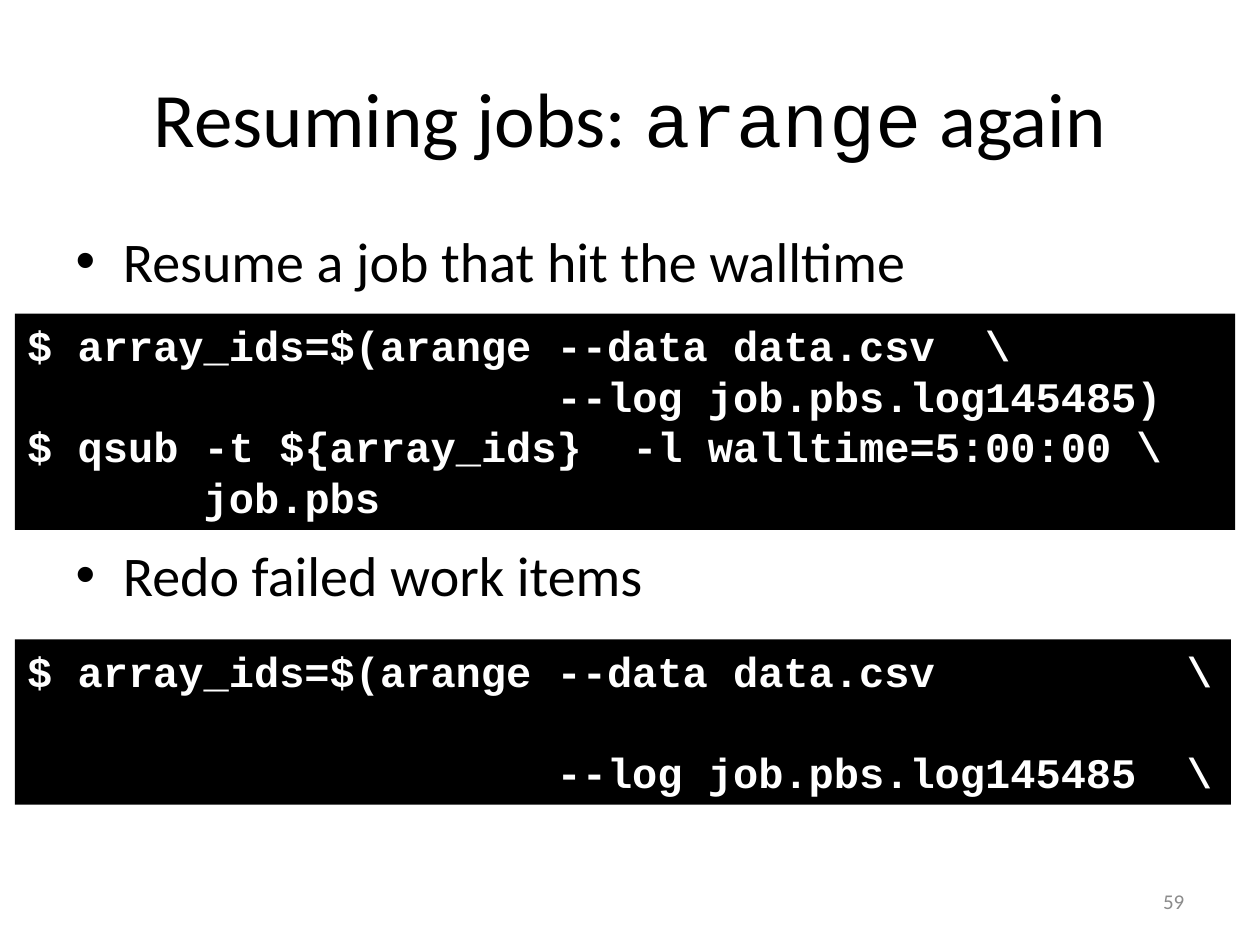
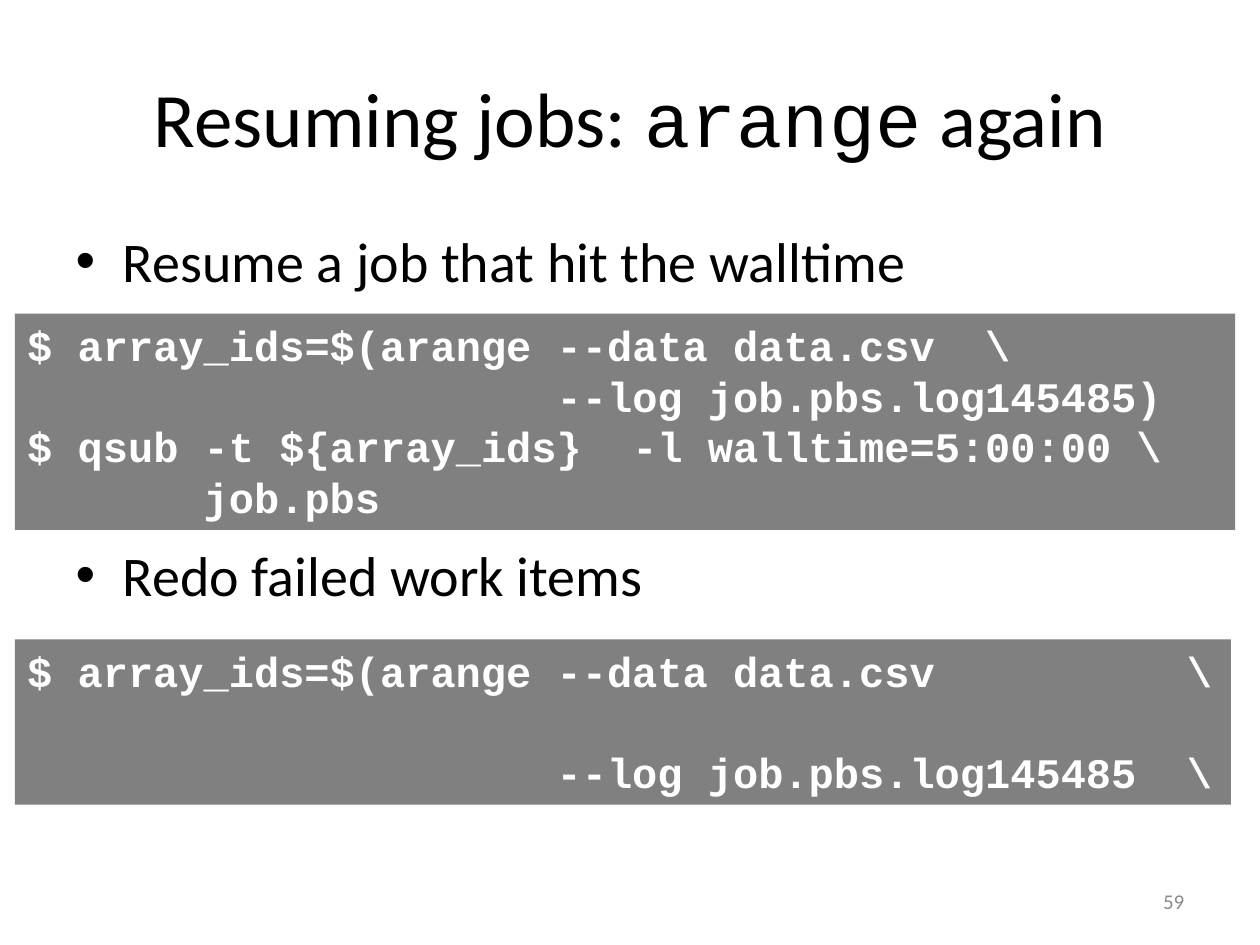
Before and after one commit to gjbex/worker-and-atools, a slide deck: slide 59 of worker_atools.pptx. Drawn at 1260x945 pixels with LibreOffice and Linux fonts; fonts in the diff are those of the drawing. Boxes give left, top, right and bottom in pixels: in the first picture for what was removed or moved away, otherwise in the second. Text is boxed around its words. In the diff, an @@ line names an element or a change of style, - is before the commit and + after.

Commit message:
Update style to improve readability

```diff
--- a/worker_atools.pptx
+++ b/worker_atools.pptx
@@ rectangle "$ array_ids=$(arange --data data.csv \" at (15,314,1236,530): fill #000000 to #808080 @@
@@ rectangle "$ array_ids=$(arange --data data.csv \" at (15,639,1231,804): fill #000000 to #808080 @@
```
Also in this commit, not shown: 16 other slides changed.
